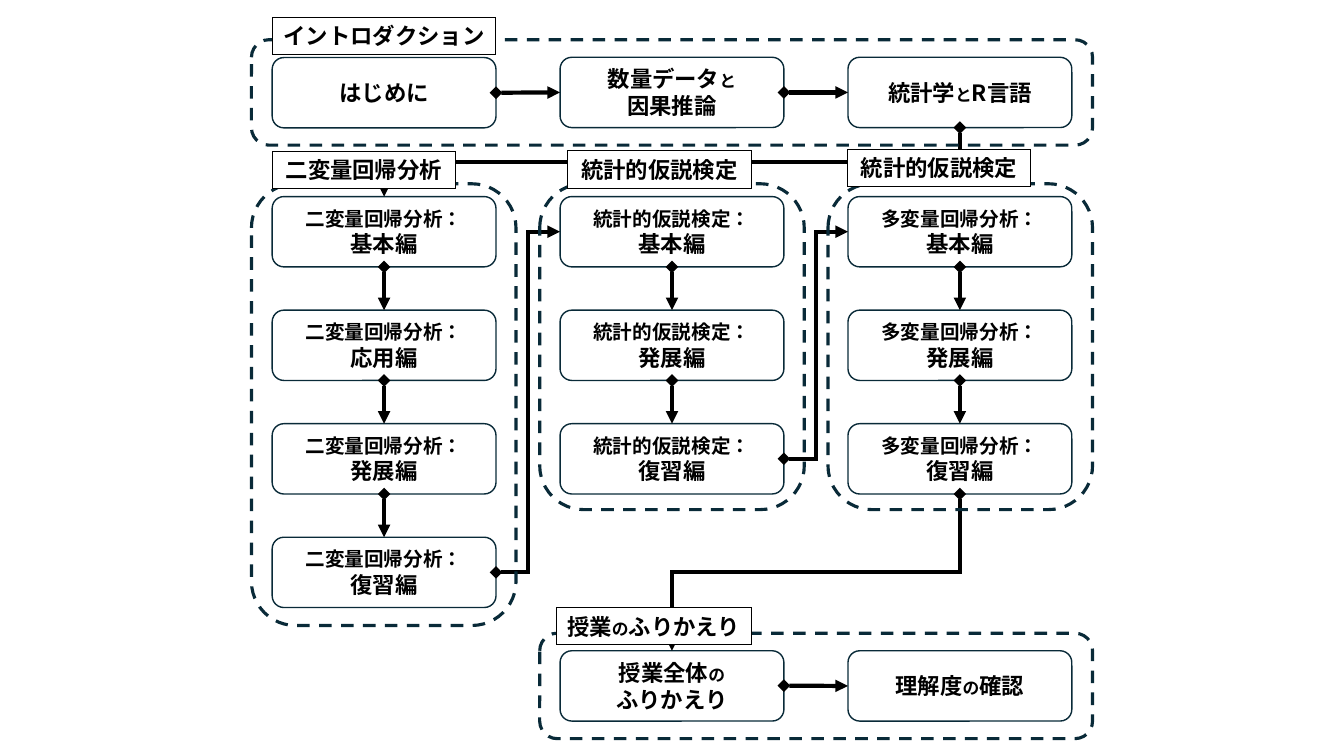
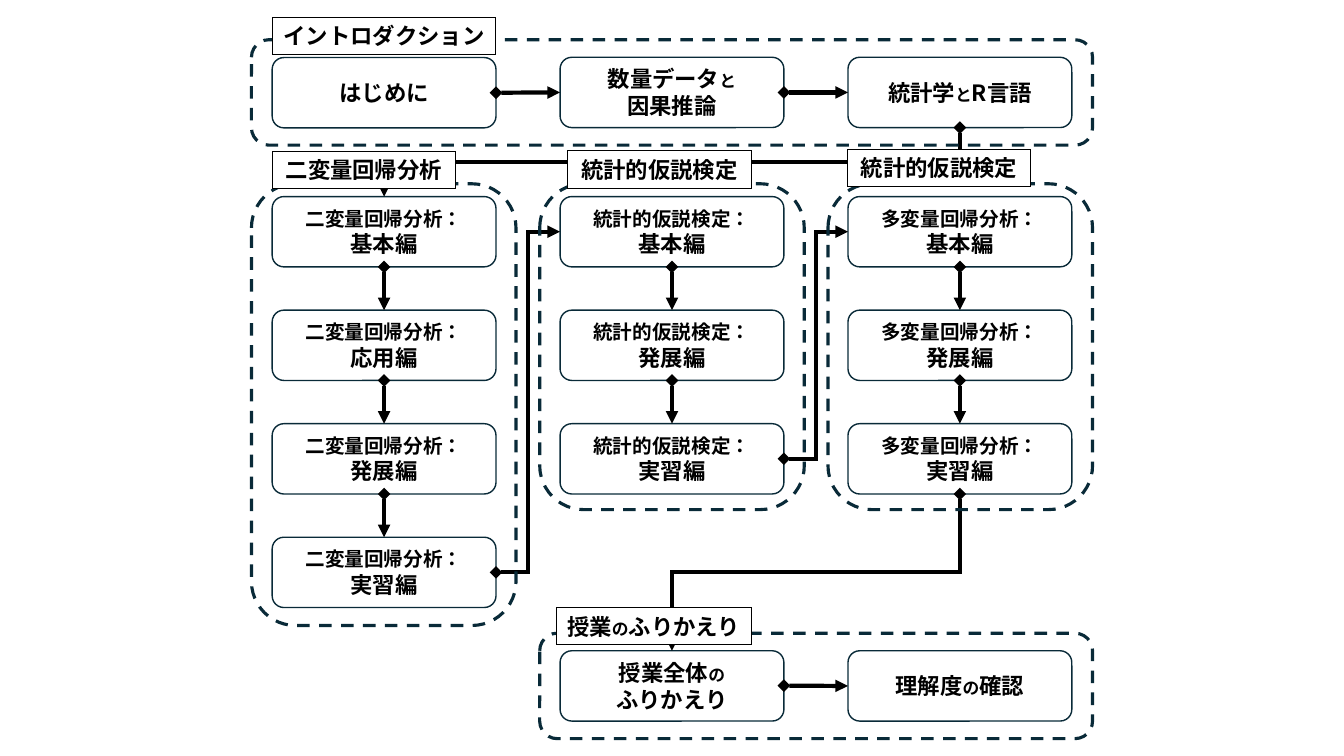
Before and after one commit to junpei-suzuki/ICPA2-2026-Komazawa, a slide deck: slide 2 of figs/DIYfigures_icpa2.pptx. Drawn at 1344x756 pixels with LibreOffice and Linux fonts; fonts in the diff are those of the drawing. Boxes give left, top, right and bottom in pixels: in the first picture for what was removed or moved away, otherwise in the second. Text is boxed around its words. In the diff, an @@ line names an element or a change of style, - is before the commit and + after.

```diff
--- a/figs/DIYfigures_icpa2.pptx
+++ b/figs/DIYfigures_icpa2.pptx
@@ text in rounded rectangle at [638, 457, 705, 485]: text changed @@
-復習編
+実習編
@@ text in rounded rectangle at [926, 457, 993, 485]: text changed @@
-復習編
+実習編
@@ text in rounded rectangle at [351, 570, 418, 598]: text changed @@
-復習編
+実習編
```
Also in this commit, not shown: 1 other slide changed, 25 other files.
